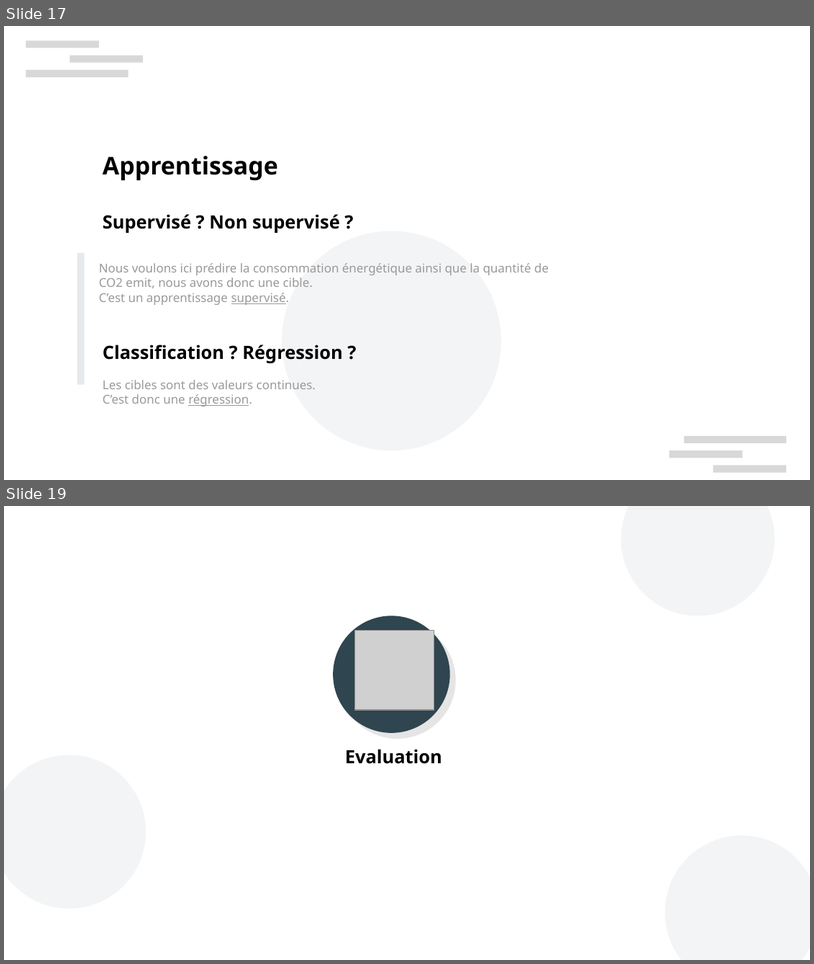
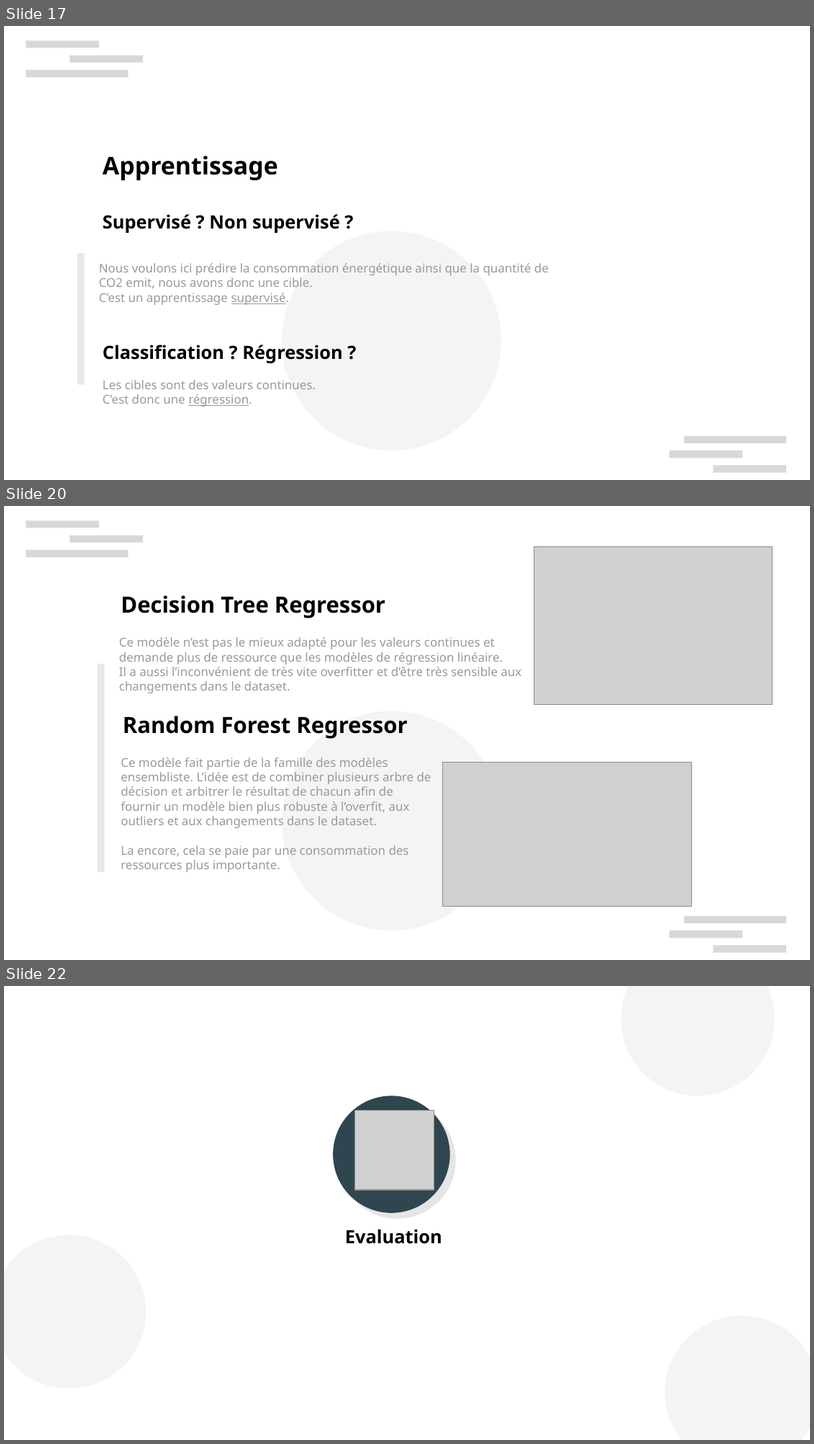
Before and after one commit to curiousmindflow/oc-ml-p3, a slide deck: report/P3_01_presentation.odp. Shown one above the other, each under a label of ours: slides 17 and 19 before the commit, slides 17, 20 and 22 after it; the slides between them are not shown. The pictures are 814x964 and 814x1444 pixels, drawn with LibreOffice and Linux fonts; fonts in the diff are those of the drawing; grey boxes stand for pictures; background and template pictures are left out. Boxes give left, top, right and bottom in pixels: in the first picture for what was removed or moved away, otherwise in the second. Text is boxed around its words. In the diff, an @@ line names an element or a change of style, - is before the commit and + after.

```diff
--- a/report/P3_01_presentation.odp
+++ b/report/P3_01_presentation.odp
@@ slide 20 added at (4,506,810,960), background #FFFFFF; not listed: 7 template elements that a slide beside it also shows @@
@@ picture added at (535,547,773,705) @@
@@ text added at (121,595,386,618), 22 pt, text #000000, bold @@
+Decision Tree Regressor
@@ text added at (119,637,522,693), 12 pt, text #999999 @@
+Ce modèle n’est pas le mieux adapté pour les valeurs continues et demande plus de ressource que les modèles de régression linéaire.
+Il a aussi l’inconvénient de très vite overfitter et d’être très sensible aux changements dans le dataset.
@@ rectangle added at (98,664,105,872), fill #CED4DA at 50% opacity @@
@@ text added at (123,716,407,739), 22 pt, text #000000, bold @@
+Random Forest Regressor
@@ text added at (121,757,432,872), 12 pt, text #999999 @@
+Ce modèle fait partie de la famille des modèles ensembliste. L’idée est de combiner plusieurs arbre de décision et arbitrer le résultat de chacun afin de fournir un modèle bien plus robuste à l’overfit, aux outliers et aux changements dans le dataset.
+La encore, cela se paie par une consommation des ressources plus importante.
@@ picture added at (443,762,692,906) @@
@@ what was slide 19 is now slide 22 @@
```
Also in this commit, not shown: 2 slides changed, 6 other slides added, 21 slides removed, 10 other files.
